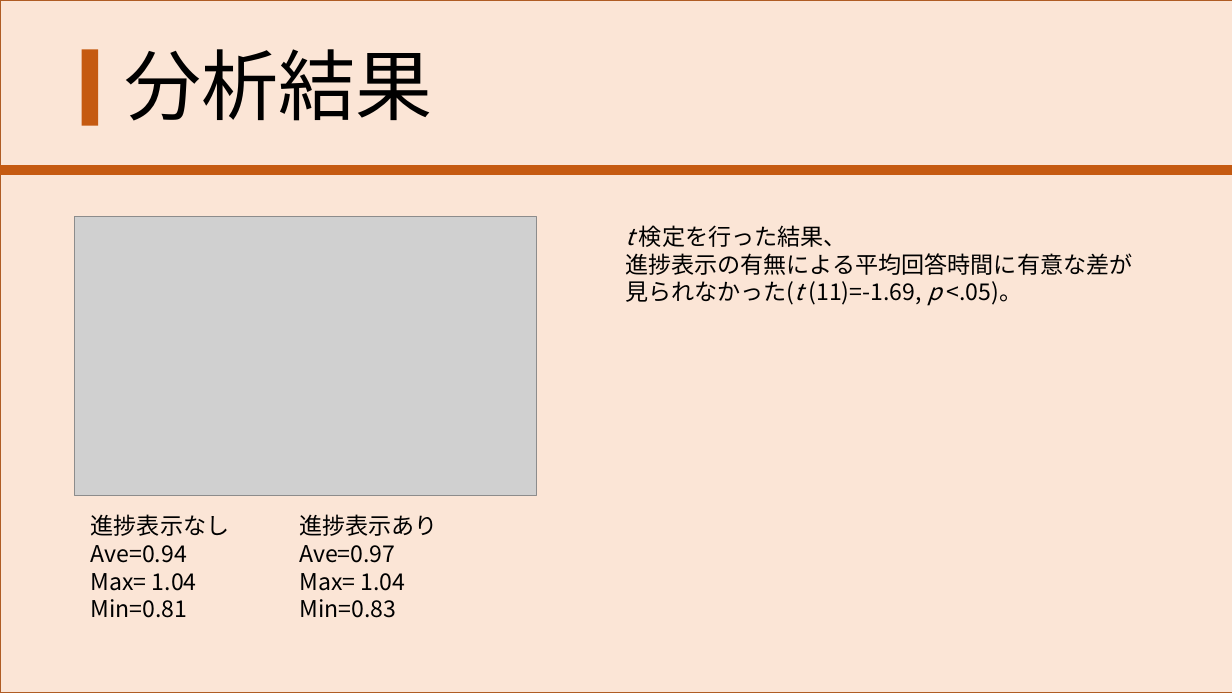
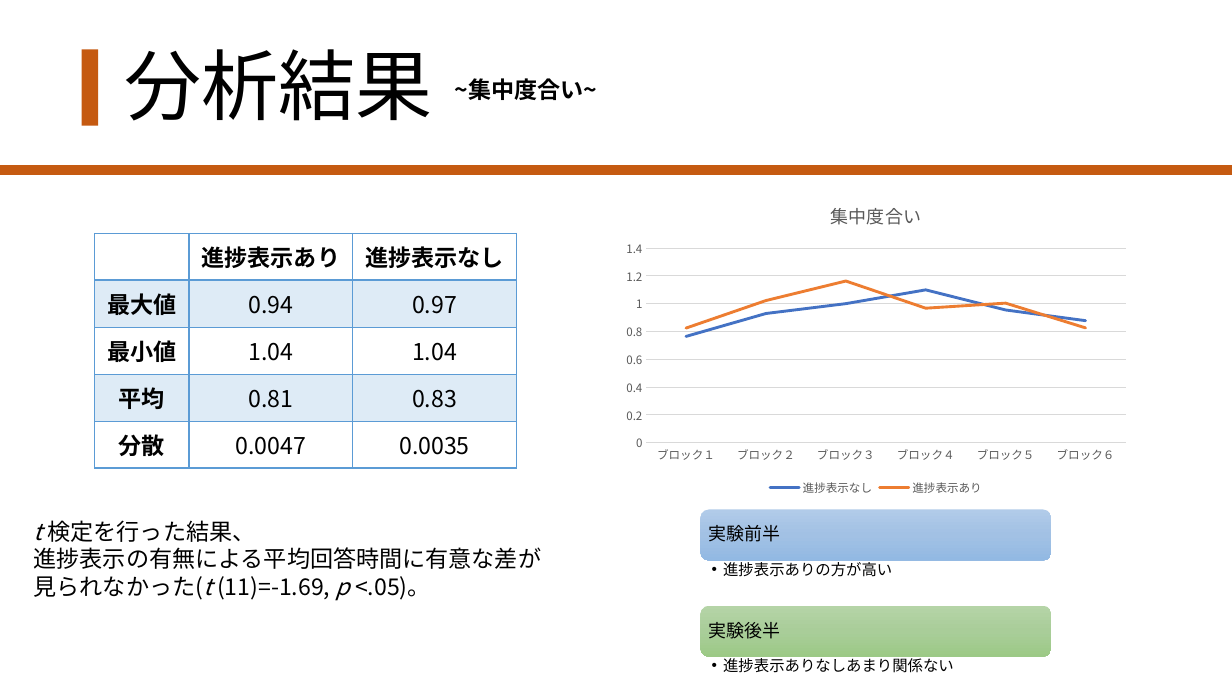
Before and after one commit to Shuhei-pp/graduation_thesis, a slide deck: slide 10 of 発表_p/20221212_発表.pptx (slide 12 before the commit). Drawn at 1232x693 pixels with LibreOffice and Linux fonts; fonts in the diff are those of the drawing; grey boxes stand for pictures. Boxes give left, top, right and bottom in pixels: in the first picture for what was removed or moved away, otherwise in the second. Text is boxed around its words. In the diff, an @@ line names an element or a change of style, - is before the commit and + after.

```diff
--- a/発表_p/20221212_発表.pptx
+++ b/発表_p/20221212_発表.pptx
@@ rectangle removed at (0, 0, 1232, 693) @@
@@ text added at (454, 78, 597, 100), 18 pt, text #000000, bold @@
+~集中度合い~
@@ line chart added at (616, 186, 1137, 499) @@
+title "集中度合い "
+categories: ブロック１, ブロック２, ブロック３, ブロック４, ブロック５, ブロック６
+進捗表示なし: 0.76, 0.93, 1, 1.1, 0.95, 0.88
+進捗表示あり: 0.82, 1.02, 1.16, 0.97, 1, 0.83
@@ picture removed at (74, 217, 536, 496) @@
@@ table added at (94, 234, 516, 469), 5 rows, 3 columns @@
+ | 進捗表示あり | 進捗表示なし
+最大値 | 0.94 | 0.97
+最小値 | 1.04 | 1.04
+平均 | 0.81 | 0.83
+分散 | 0.0047 | 0.0035
@@ text "t 検定を行った結果、": place and size @@
-text "t 検定を行った結果、" at (625, 225, 1132, 306)
+text "t 検定を行った結果、" at (34, 520, 541, 601)
@@ text removed at (91, 514, 230, 618) @@
-進捗表示なし
-Ave=0.94
-Max= 1.04
-Min=0.81
@@ text removed at (299, 514, 438, 618) @@
-進捗表示あり
-Ave=0.97
-Max= 1.04
-Min=0.83
@@ group added at (701, 509, 1052, 673): 4 texts, 2 rounded rectangles @@
+実験前半
+  • 進捗表示ありの方が高い
+実験後半
+  • 進捗表示ありなしあまり関係ない
```
Also in this commit, not shown: 11 other slides changed, 1 slide added, 5 slides removed, 9 other files.
